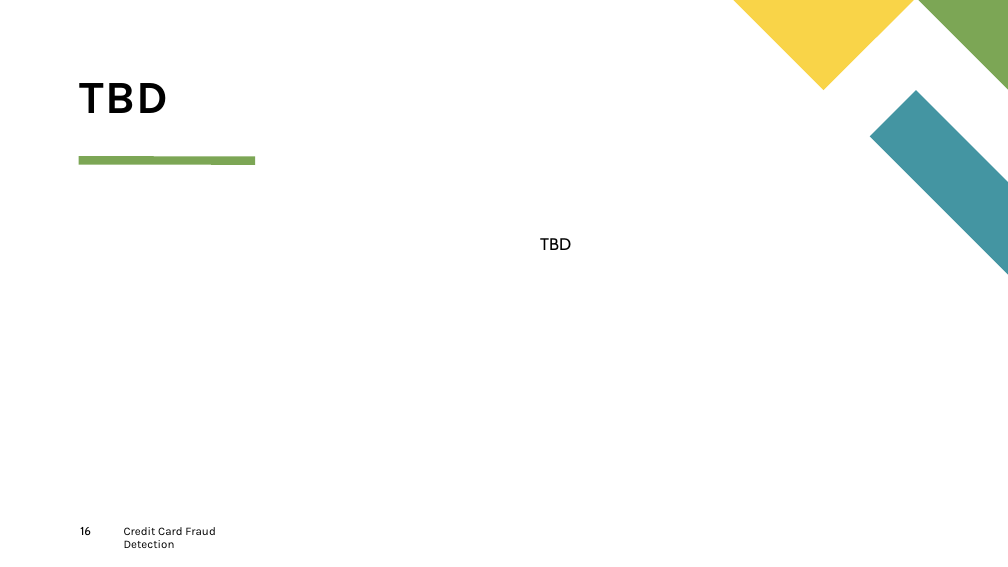
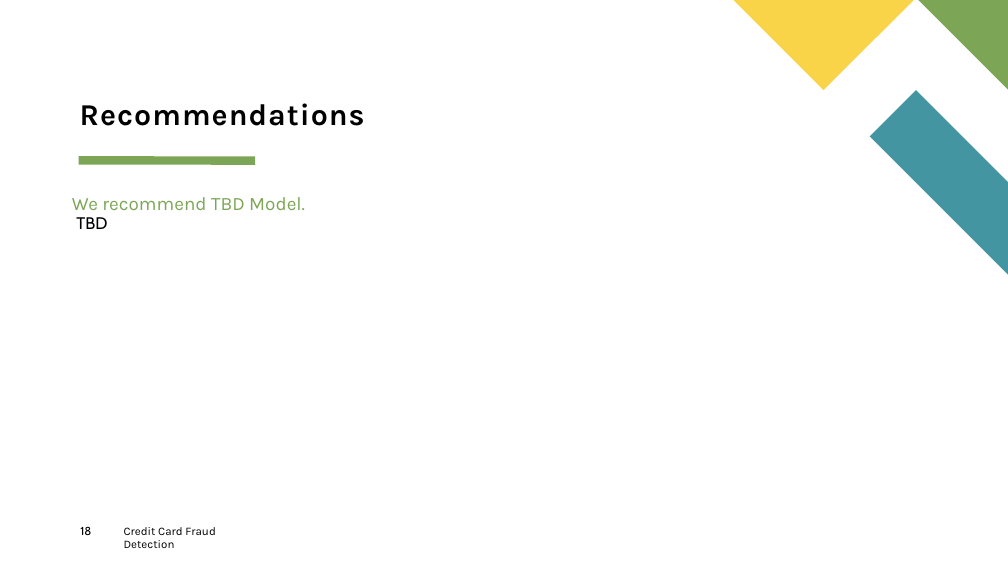
Before and after one commit to dmusili/creditcardfrauddetection, a slide deck: slide 18 of Credit Card Fraud Detection.pptx (slide 16 before the commit). Drawn at 1008x567 pixels with LibreOffice and Linux fonts; fonts in the diff are those of the drawing. Boxes give left, top, right and bottom in pixels: in the first picture for what was removed or moved away, otherwise in the second. Text is boxed around its words. In the diff, an @@ line names an element or a change of style, - is before the commit and + after.

```diff
--- a/Credit Card Fraud Detection.pptx
+++ b/Credit Card Fraud Detection.pptx
@@ title removed at box(80, 83, 168, 113) @@
-TBD
@@ title added at box(80, 103, 365, 126), 28.8 pt, text #000000, bold @@
+Recommendations
@@ text "TBD": place and size @@
-text "TBD" at box(540, 238, 571, 250)
+text "TBD" at box(76, 217, 107, 229)
@@ text "TBD" at box(76, 217, 107, 229): less space between paragraphs @@
@@ text added at box(72, 197, 305, 210), 18 pt, text #7CA655 @@
+We recommend TBD Model.
@@ page number at box(80, 526, 91, 535): text changed @@
-16
+18
```
Also in this commit, not shown: 8 other slides changed, 3 slides added, 3 slides removed.
